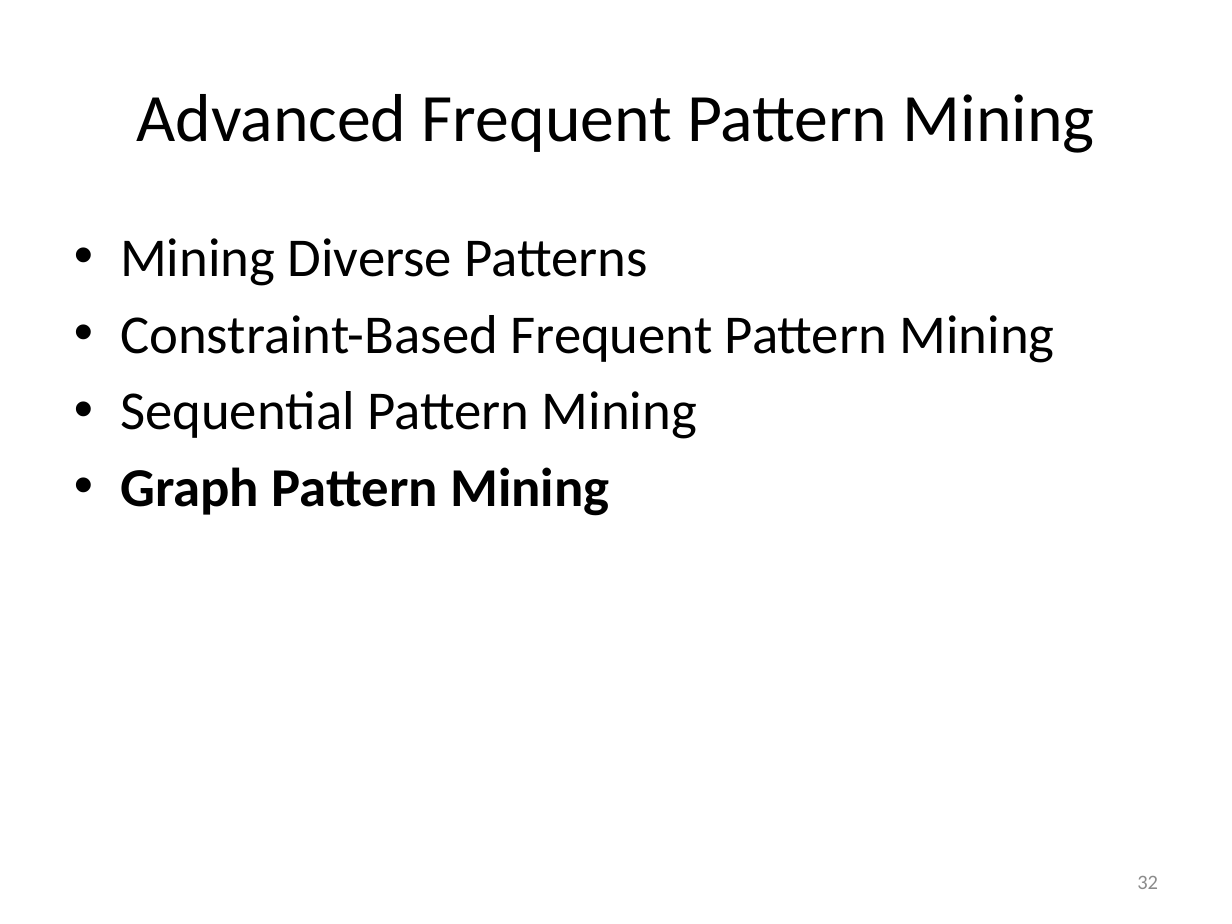
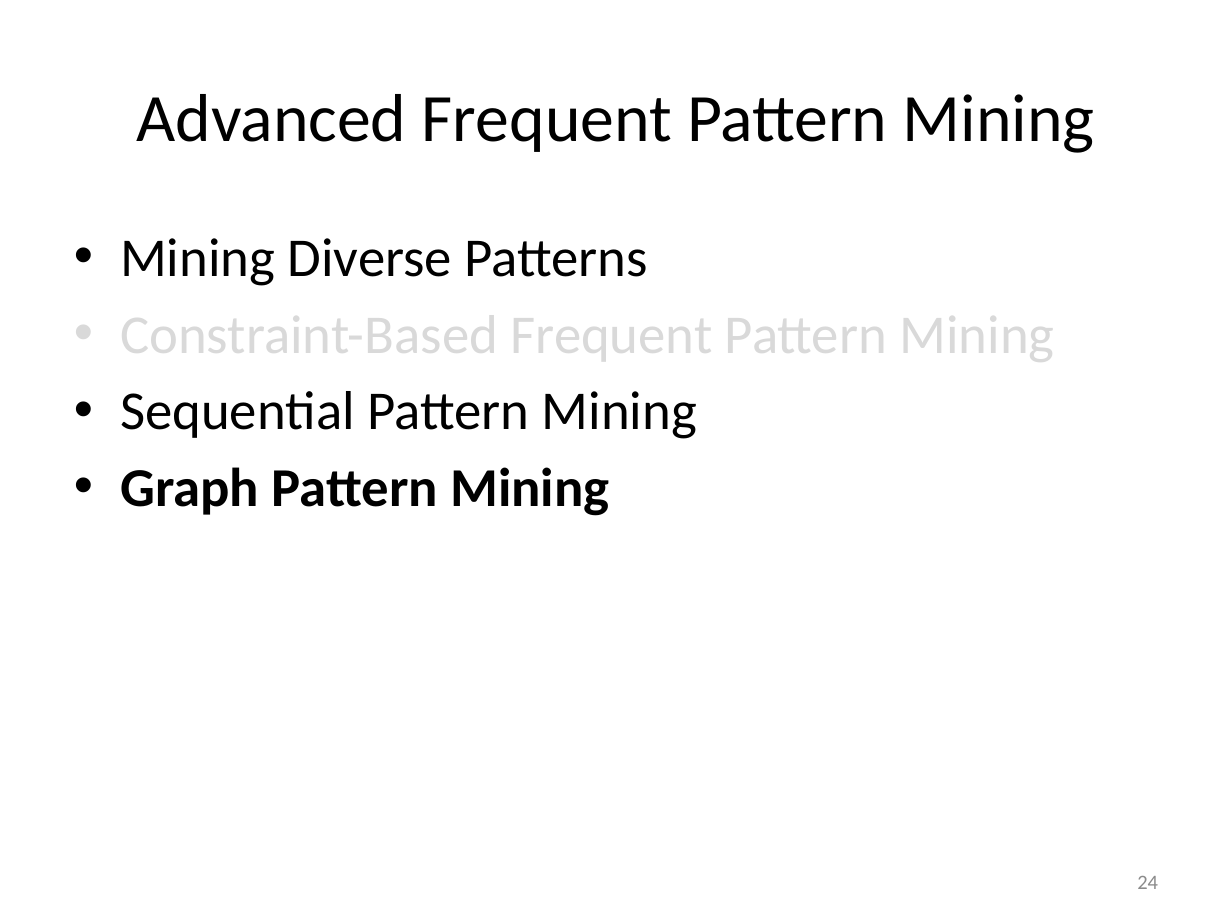
Before and after one commit to mjiang89/mjiang89.github.io, a slide deck: slide 24 of teaching/CSEx0647Fall17-12-BeyondItemset.pptx (slide 32 before the commit). Drawn at 1232x924 pixels with LibreOffice and Linux fonts; fonts in the diff are those of the drawing. Boxes give left, top, right and bottom in pixels: in the first picture for what was removed or moved away, otherwise in the second. Text is boxed around its words. In the diff, an @@ line names an element or a change of style, - is before the commit and + after.

```diff
--- a/teaching/CSEx0647Fall17-12-BeyondItemset.pptx
+++ b/teaching/CSEx0647Fall17-12-BeyondItemset.pptx
@@ text at [120,301,1054,368]: text colour #000000 to #D9D9D9 in "Constraint-Based Frequent Pattern Mining" @@
@@ page number at [1137,876,1158,889]: text changed @@
-32
+24
```
Also in this commit, not shown: 8 other slides changed, 14 slides added, 12 slides removed, 4 other files.
